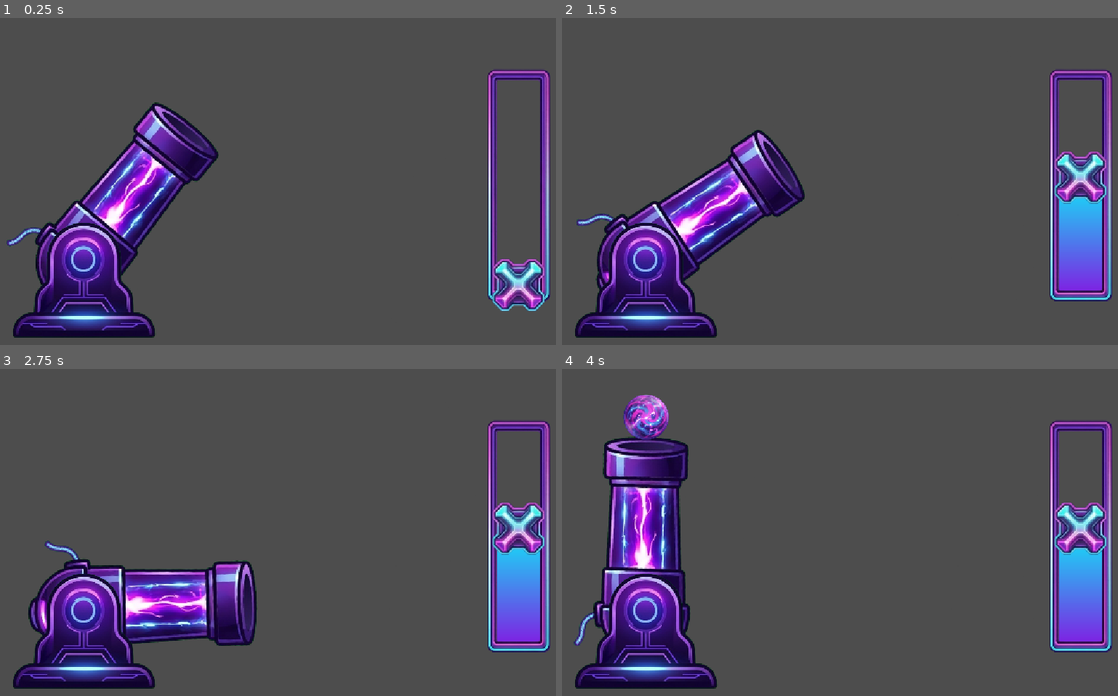
Above: before the commit, frames 1-4 (two rows, left to right).
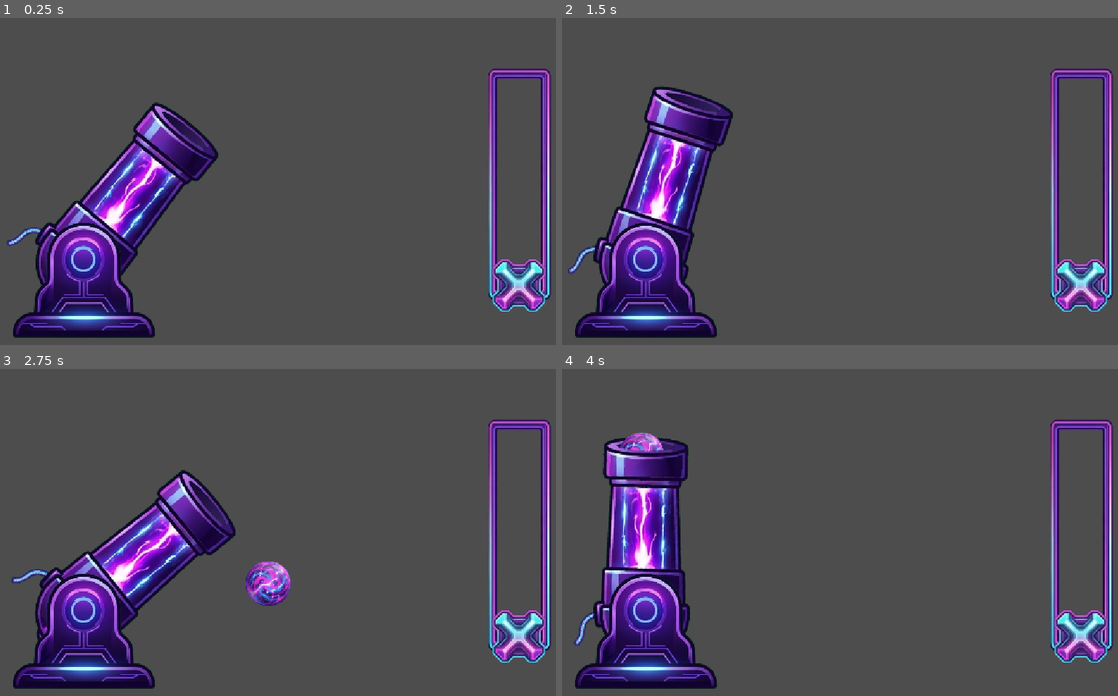
Above: after the commit, the same moments.

Repository: Zidan-09/Arc-Impact
Game: Godot game, scene res://components/cannon-controller/CannonController.tscn
Two runs of this game, one before a commit and one after it. Both use one fixed random seed, a clock stepped at 60 frames per second and the inputs below. This scene is started directly instead of the project's main scene.
Inputs (mouse positions are in pixels of both pictures, inside the frame that each line leads up to):
- Up to frame 1 (0.25 s): no input
- Up to frame 2 (1.5 s): tap Enter at 0.5 s; drag from (967, 269) to (906, 109) at 0.52 s; drag from (734, 197) to (823, 246) at 1.27 s
- Up to frame 3 (2.75 s): tap Space at 2 s; move the mouse to (344, 460) at 2.02 s; click (344, 460) at 2.17 s
- Up to frame 4 (4 s): drag from (823, 597) to (673, 483) at 2.77 s; tap Enter at 3.5 s; move the mouse to (1023, 581) at 3.52 s; click (1023, 581) at 3.67 s; tap Space at 3.77 s

The runs differ from the first frame. In frame 1, 2.6% of the frame differs, in the area x 87-100%, y 15-90%; in frame 2, 17%; in frame 3, 18%, in the area x 1-100%, y 15-90%; in frame 4, 7.1%.

Commit message:
fix(power-slider): fixed oversize on power slider sprites

Diff:
--- a/components/cannon-controller/cannon_controller.gd
+++ b/components/cannon-controller/cannon_controller.gd
@@ -12,8 +12,6 @@
 			shoot()
 		return
 
-	# Safety: soltura sempre destrava, mesmo se soltar em cima do slider
-	# (nesse caso o release é consumido pela UI e não chega ao _unhandled_input).
 	if event is InputEventMouseButton:
 		if event.button_index == MOUSE_BUTTON_LEFT and not event.pressed:
 			_dragging_angle = false
@@ -23,8 +21,6 @@
 
 
 func _unhandled_input(event: InputEvent) -> void:
-	# Só chega aqui o que a UI (Track/Handle do PowerSlider) NÃO consumiu,
-	# ou seja: qualquer outra área da tela -> ângulo do Cannon.
 	if event is InputEventMouseButton:
 		if event.button_index == MOUSE_BUTTON_LEFT:
 			_dragging_angle = event.pressed
--- a/components/power-slider/powerSlider.tscn
+++ b/components/power-slider/powerSlider.tscn
@@ -47,8 +47,10 @@
 [node name="Track" type="TextureRect" parent="." unique_id=642828453]
 z_index = 2
 layout_mode = 0
-offset_right = 40.0
-offset_bottom = 40.0
+offset_left = 257.0
+offset_top = -1.0
+offset_right = 451.0
+offset_bottom = 717.0
 mouse_filter = 0
 texture = ExtResource("1_gi7pw")
 
@@ -74,19 +76,20 @@
 
 [node name="Normal" type="TextureRect" parent="Handle" unique_id=679803136]
 layout_mode = 0
-offset_left = -21.0
-offset_top = -215.0
-offset_right = 479.0
-offset_bottom = 285.0
-scale = Vector2(1.1, 1.1)
+offset_left = 182.14285
+offset_top = -16.428572
+offset_right = 682.1428
+offset_bottom = 483.57144
+scale = Vector2(0.28, 0.28)
 mouse_filter = 0
 texture = ExtResource("2_dcloh")
 
 [node name="Pressed" type="TextureRect" parent="Handle" unique_id=75994612]
 layout_mode = 0
-offset_left = 7.0
-offset_top = -205.0
-offset_right = 507.0
-offset_bottom = 295.0
+offset_left = 188.57144
+offset_top = -11.428571
+offset_right = 688.5714
+offset_bottom = 488.57144
+scale = Vector2(0.25, 0.25)
 mouse_filter = 0
 texture = ExtResource("3_777x3")
Binary file changed: assets/power-slider/activeHandle.png
Not shown, changed: assets/power-slider/activeHandle.png.import
Binary file changed: assets/power-slider/base.png
Not shown, changed: assets/power-slider/base.png.import
Binary file changed: assets/power-slider/inactiveHandle.png
Not shown, changed: assets/power-slider/inactiveHandle.png.import
Not shown: 1 places in components/power-slider/powerSlider.tscn that only renumber resources
